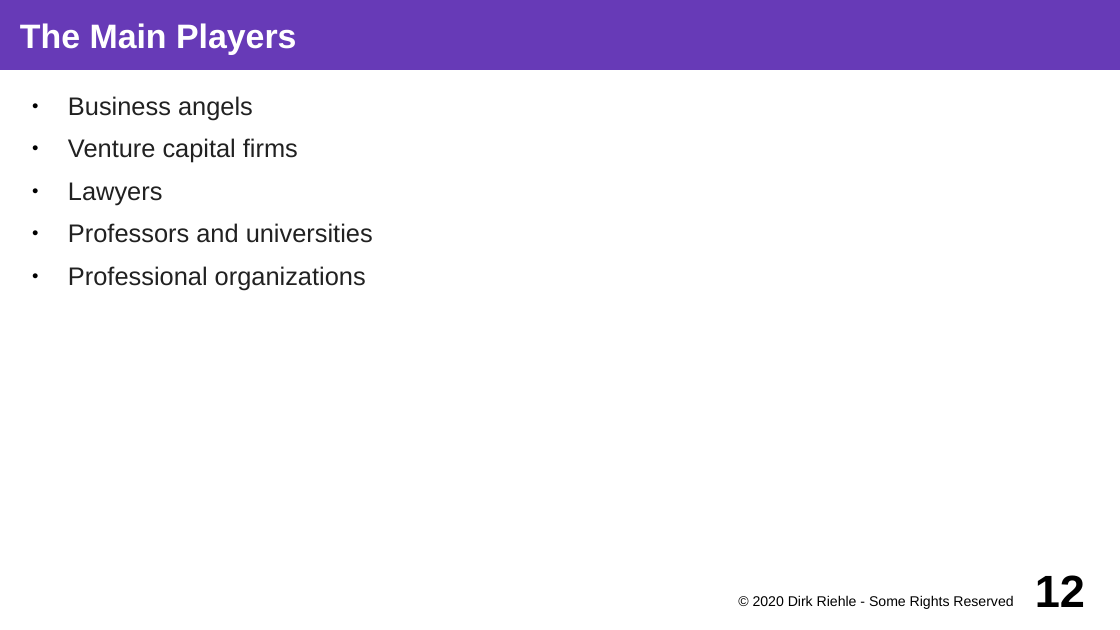
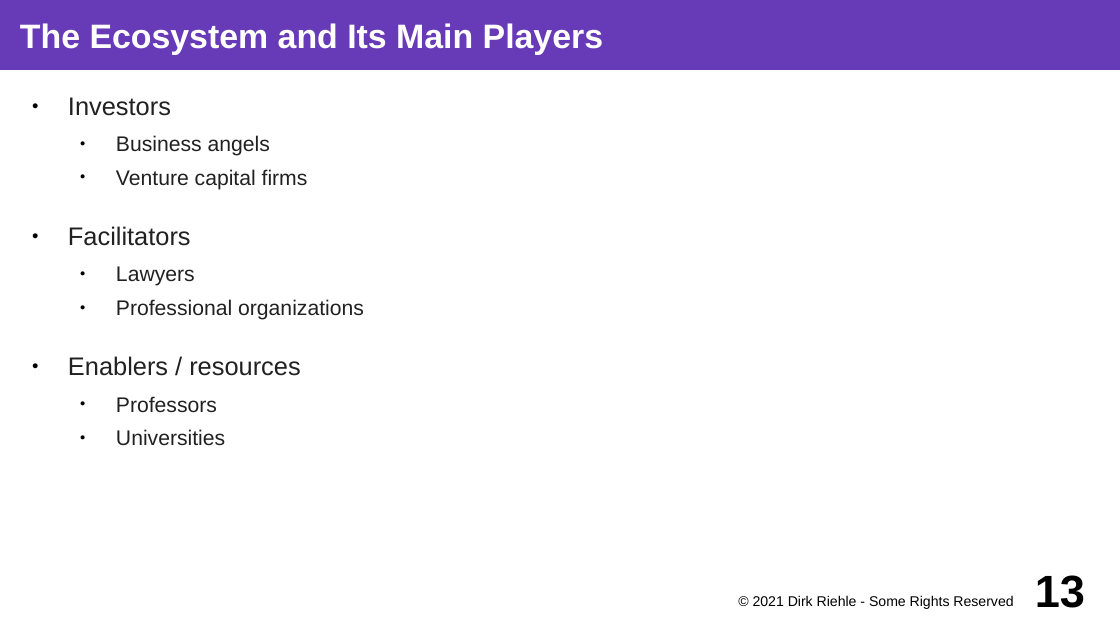
Before and after one commit to dirkriehle/coss-course, a slide deck: slide 13 of Lecture slides/COSS D04 - Fundraising.odp (slide 12 before the commit). Drawn at 1120x630 pixels with LibreOffice and Linux fonts; fonts in the diff are those of the drawing. Boxes give left, top, right and bottom in pixels: in the first picture for what was removed or moved away, otherwise in the second. Text is boxed around its words. In the diff, an @@ line names an element or a change of style, - is before the commit and + after.

```diff
--- a/Lecture slides/COSS D04 - Fundraising.odp
+++ b/Lecture slides/COSS D04 - Fundraising.odp
@@ title at box(20, 23, 603, 55): text changed @@
-The Main Players
+The Ecosystem and Its Main Players
@@ text at box(68, 97, 171, 116): paragraph added @@
+● Investors
@@ text at box(116, 135, 364, 320): size 18 to 15 pt in "Business angels", "Venture capital firms", "Lawyers", "Professional organizations"; list level 1 to 2 in "Business angels"; list level 1 to 2 in "Venture capital firms"; list level 1 to 2 in "Lawyers"; list level 1 to 2 in "Professional organizations" @@
@@ text at box(68, 226, 191, 246): paragraph added @@
+● Facilitators
@@ text at box(68, 223, 373, 243): paragraph removed @@
-● Professors and universities
@@ text at box(68, 356, 300, 445): paragraphs added @@
+● Enablers / resources
+  ● Professors
+  ● Universities
@@ text at box(753, 595, 1013, 609): text changed @@
-© 2020 Dirk Riehle - Some Rights Reserved
+© 2021 Dirk Riehle - Some Rights Reserved
@@ page number at box(1035, 575, 1085, 608): text changed @@
-12
+13
```
Also in this commit, not shown: 17 other slides changed, 2 slides added, 2 slides removed, 8 other files.
